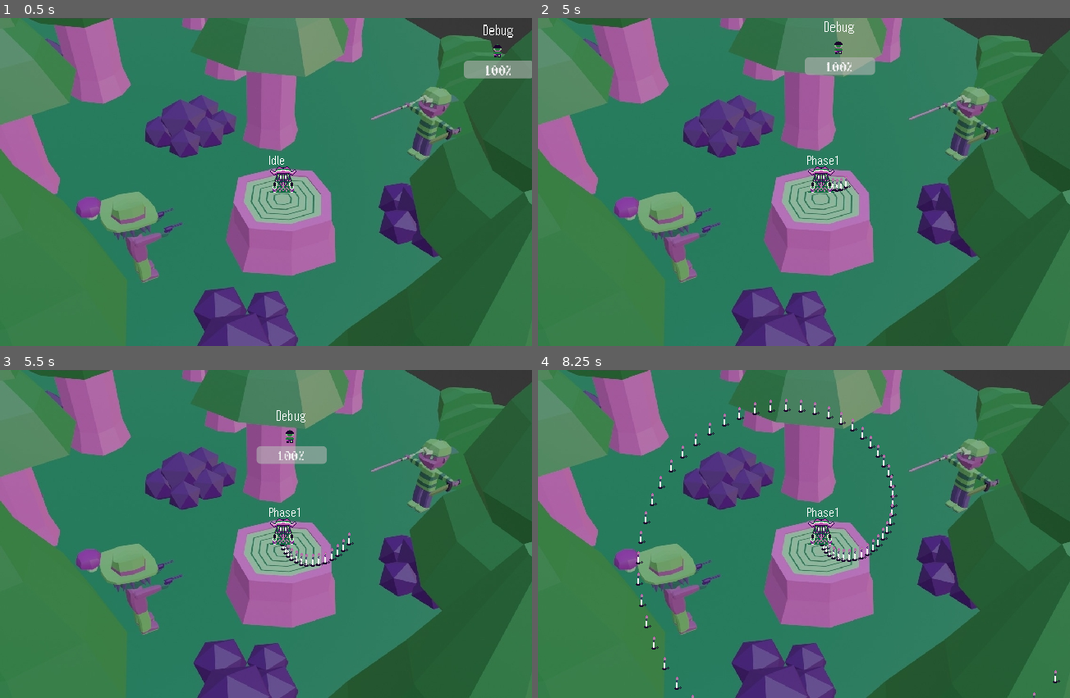
Above: before the commit, frames 1-4 (two rows, left to right).
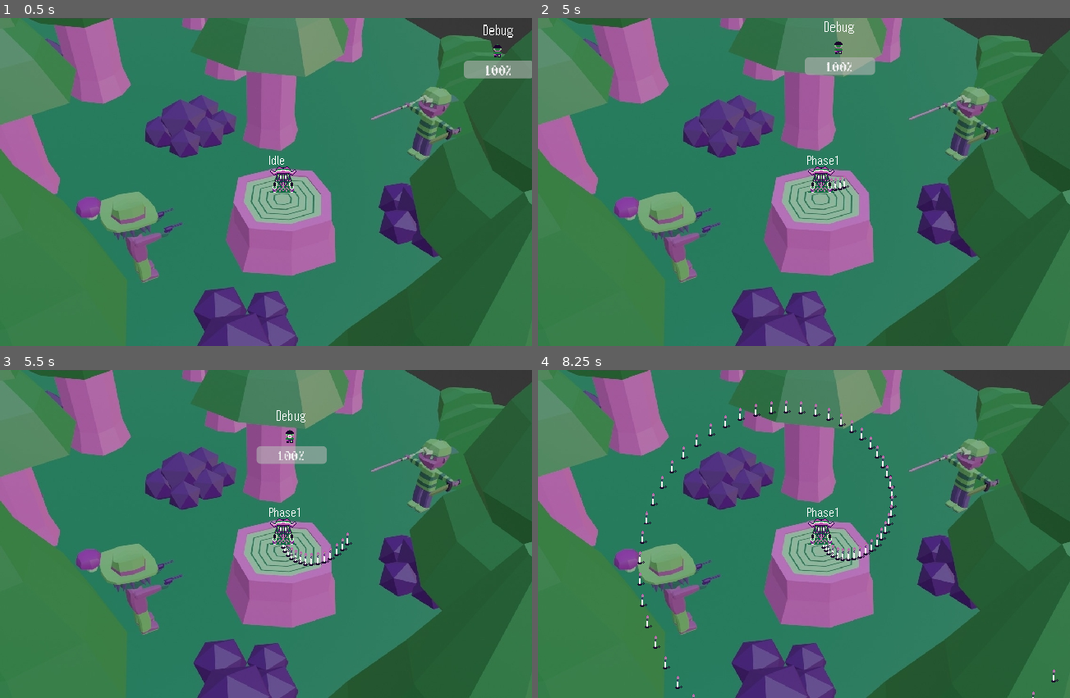
Above: after the commit, the same moments.

Repository: b4k4kozmo/bullet-hell-24
Game: Godot game, scene res://boss_room.tscn
Same seed, same stepped clock (60 frames per second), same inputs: the game is played once before the commit and once after it.
Inputs:
- Up to frame 1 (0.5 s): no input
- Up to frame 2 (5 s): tap Enter at 0.5 s; hold D (move_right) 0.53-1.28 s; hold Shift (walk) 0.53-1.28 s; hold S (move_down) 1.28-2.03 s; tap Shift (walk) at 1.35, 2.85, 4.35 s; hold D (move_right) 2.03-2.78 s; hold Shift (walk) 2.03-2.78 s; tap R (restart) at 2.75, 3.5 s; hold W (move_up) 2.78-3.53 s; hold Shift (walk) 3.53-4.28 s; hold A (move_left) from 3.53 s (still down)
- Up to frame 3 (5.5 s): release A (move_left) at 5.03 s; hold S (move_down) from 5.03 s (still down); hold Shift (walk) from 5.03 s (still down)
- Up to frame 4 (8.25 s): release S (move_down) at 5.78 s; release Shift (walk) at 5.78 s; hold D (move_right) 5.78-6.53 s; tap Shift (walk) at 5.85, 7.35 s; hold W (move_up) 6.53-7.28 s; hold Shift (walk) 6.53-7.28 s; hold D (move_right) 7.28-8.03 s; hold S (move_down) from 8.03 s (still down); hold Shift (walk) from 8.03 s (still down)

Frame 1 is identical in both runs. In frame 2, less than 0.1% of the frame differs, in the area x 54-59%, y 48-53%; in frame 3, 0.2%; in frame 4, 1.0%, in the area x 18-99%, y 8-100%.

Commit message:
added features + fixed bugs
-you can now see your hit box when you hold shift

-walking doesnt reset slow/stun anymore

-made player hitbox smaller

-enemy bullet speed doubles each full set

-changed sprites

Diff:
--- a/player.tscn
+++ b/player.tscn
@@ -7,7 +7,7 @@
 [ext_resource type="AudioStream" uid="uid://dt5ngflv4lidb" path="res://sounds/damage.wav" id="5_jick7"]
 
 [sub_resource type="RectangleShape2D" id="RectangleShape2D_2a6o0"]
-size = Vector2(6, 6)
+size = Vector2(4, 4)
 
 [node name="Player" type="CharacterBody2D"]
 script = ExtResource("1_c71vn")
@@ -40,3 +40,23 @@
 [node name="AudioStreamPlayer2D" type="AudioStreamPlayer2D" parent="."]
 stream = ExtResource("5_jick7")
 volume_db = 7.0
+
+[node name="HitboxDisplay" type="Control" parent="."]
+layout_mode = 3
+anchors_preset = 0
+offset_right = 40.0
+offset_bottom = 40.0
+
+[node name="ColorRect" type="ColorRect" parent="HitboxDisplay"]
+offset_left = -2.0
+offset_top = -2.0
+offset_right = 2.0
+offset_bottom = 2.0
+color = Color(0.941176, 0.94902, 0.937255, 1)
+
+[node name="ColorRect2" type="ColorRect" parent="HitboxDisplay"]
+offset_left = -1.0
+offset_top = -1.0
+offset_right = 1.0
+offset_bottom = 1.0
+color = Color(0.760784, 0.360784, 0.694118, 1)
--- a/scripts/Phase4.gd
+++ b/scripts/Phase4.gd
@@ -10,5 +10,5 @@
 
 func transition():
 	if can_transition:
-		speed.wait_time -= 0.01
+		speed.wait_time = speed.wait_time/2
 		get_parent().change_state("Phase1")
--- a/scripts/Player.gd
+++ b/scripts/Player.gd
@@ -1,6 +1,7 @@
 extends CharacterBody2D
 
 var speed = 250
+var cantWalk = false
 @onready var debug = $Debug
 @onready var progress_bar = $ProgressBar
 
@@ -10,11 +11,18 @@
 		health = value
 		progress_bar.value = value
 
+func _ready():
+	$HitboxDisplay.hide()
+
 func _physics_process(_delta):
 	if Input.is_action_pressed('walk'):
-		speed = 100
+		$HitboxDisplay.show()
+		if not cantWalk:
+			speed = 100
 	if Input.is_action_just_released('walk'):
-		speed = 250
+		if not cantWalk:
+			speed = 250
+		$HitboxDisplay.hide()
 	if health <= 0:
 		restart()
 		debug.text = "dead"
@@ -57,17 +65,21 @@
 func slow():
 	debug.text = "slow"
 	$AudioStreamPlayer2D.play()
+	cantWalk = true
 	speed = 50
 	health -= 5
 	await get_tree().create_timer(2.5).timeout
+	cantWalk = false
 	speed = 250
 
 func stun():
 	debug.text = "stun"
 	$AudioStreamPlayer2D.play()
 	speed = 0
+	cantWalk = true
 	health -= 1
 	await get_tree().create_timer(2.5).timeout
+	cantWalk = false
 	speed = 250
 
 func restart():
Binary file changed: sprites/lasso.png
Binary file added: sprites/spag_boy.png
Not shown, added: sprites/spag_boy.png.import
Binary file added: sprites/spag_boy_back.png
Not shown, added: sprites/spag_boy_back.png.import
